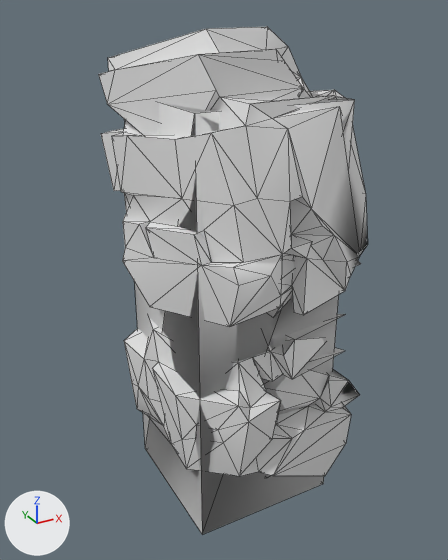
A saved change to the OBJ model src/main/resources/assets/kn8/meshes/suit/mk1_reinforced/right_arm.obj.
Before and after are seen from a camera (50 mm lens) standing at (-0.601, -0.948, 0.78) and looking at (-0.069, 0.02, 0.296). The axes (+X, +Y, +Z) are drawn at lower left. The lights are the same throughout. The picture after the commit comes second. Mesh edges are drawn as thin lines. Where no turn or scale is listed for an object, it has been applied to the vertices. Vertices at exactly the same position are counted once.

Script lines for the objects in view, before the commit:
```python
me_right_arm = bpy.data.meshes.new('right_arm')
me_right_arm.from_pydata(...)  # 388 vertices, 770 faces; spans x -0.261..0.156, y -0.231..0.264, z -0.144..0.751
# before: 380 (-0.206, 0.144, -0.144) at pixel (145, 448), 381 (-0.206, 0.144, 0.644), 382 (-0.206, -0.144, 0.644) at pixel (194, 113), 383 (-0.206, -0.144, -0.144) at pixel (202, 534)
ob_right_arm = bpy.data.objects.new('right_arm', me_right_arm)
ob_right_arm.location = (0.0, 0.0, 0.0)
```
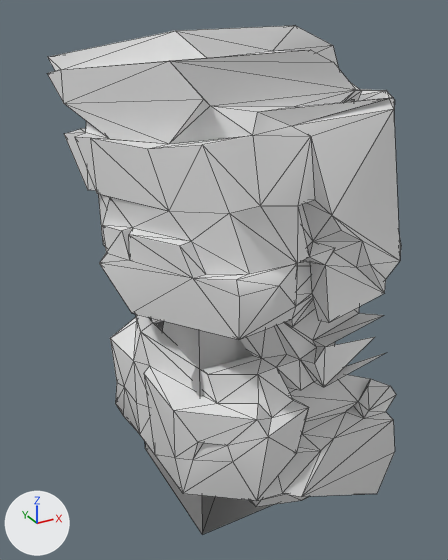
Edits to the bpy script that builds the scene:
```text
Change me_right_arm:
    used by ob_right_arm; location = (0.0, 0.0, 0.0)
    verts and faces of me_right_arm; kept vertices keep their numbers, new ones are numbered from 388
    remove me_right_arm.from_pydata(...)  # 388 vertices, 770 faces; spans x -0.261..0.156, y -0.231..0.264, z -0.144..0.751
    add me_right_arm.from_pydata(...)  # 385 vertices, 716 faces; spans x -0.316..0.217, y -0.283..0.308, z -0.144..0.75
    me_right_arm part 1: the loose piece of 380 vertices spanning x -0.261..0.156, y -0.231..0.264, z -0.112..0.751 is rebuilt with 377 vertices and now spans x -0.316..0.217, y -0.283..0.308, z -0.112..0.75
    me_right_arm part 2
    add delete_faces([(380, 381, 382), (380, 383, 382)])
    add faces += [(380, 382, 383), (380, 382, 381)]
```

Changed parts and their boxes (x1, y1, x2, y2) in the pictures (448 x 560 px; the box of a moved part takes in the faces that stretch with it):
'right_arm', reshaped (31% wider): before (99, 27, 368, 534); after (47, 26, 401, 534)
part 1 of me_right_arm, rebuilt (31% wider, 7% taller): before (99, 27, 368, 476); after (47, 26, 401, 507)
part 2 of me_right_arm, moved or reshaped: before (124, 102, 202, 533); after (137, 317, 202, 533)
